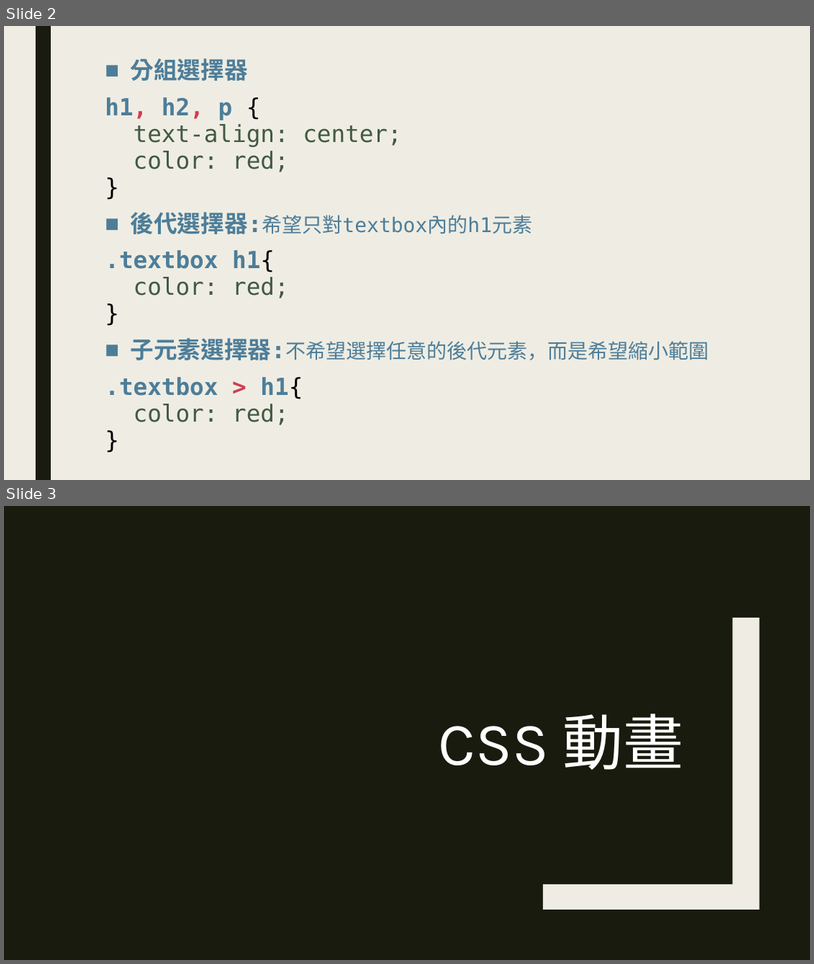
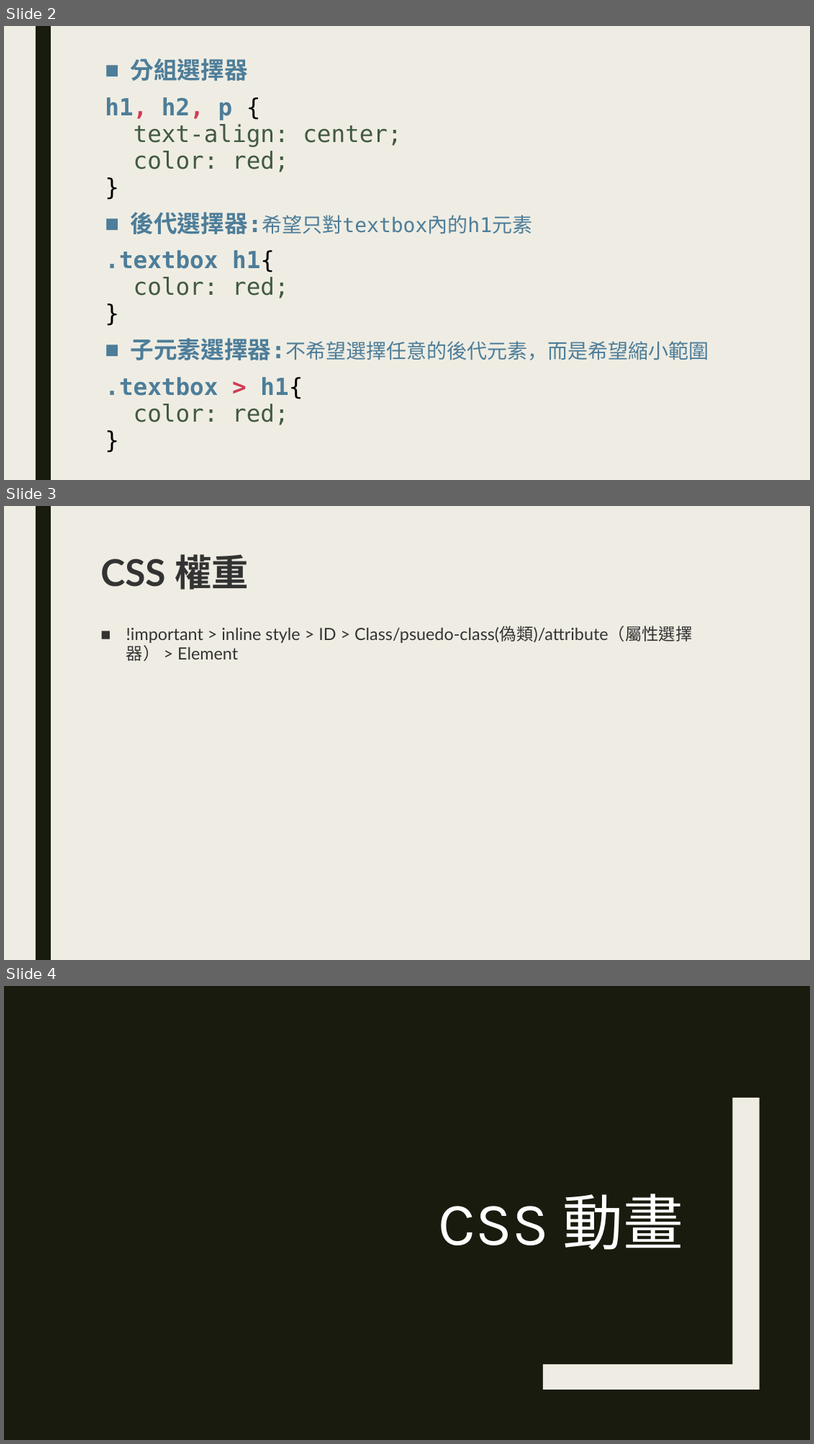
Before and after one commit to Alicexdcw/FrontEndTutorial, a slide deck: sidle-project-porfit.pptx. Shown one above the other, each under a label of ours: slides 2 and 3 before the commit, slides 2, 3 and 4 after it. The pictures are 814x964 and 814x1444 pixels, drawn with LibreOffice and Linux fonts; fonts in the diff are those of the drawing. Boxes give left, top, right and bottom in pixels: in the first picture for what was removed or moved away, otherwise in the second. Text is boxed around its words. In the diff, an @@ line names an element or a change of style, - is before the commit and + after.

```diff
--- a/sidle-project-porfit.pptx
+++ b/sidle-project-porfit.pptx
@@ slide 3 added at (4,506,810,960), background #EFEDE3; not listed: 1 template element that a slide beside it also shows @@
@@ title added at (100,554,249,590), 44 pt, text #333333, bold @@
+CSS 權重
@@ text added at (126,626,692,661), 20 pt, text #333333 @@
+■ !important > inline style > ID > Class/psuedo-class(偽類)/attribute（屬性選擇器） > Element
@@ what was slide 3 is now slide 4 @@
```
Also in this commit, not shown: 2 other files.
